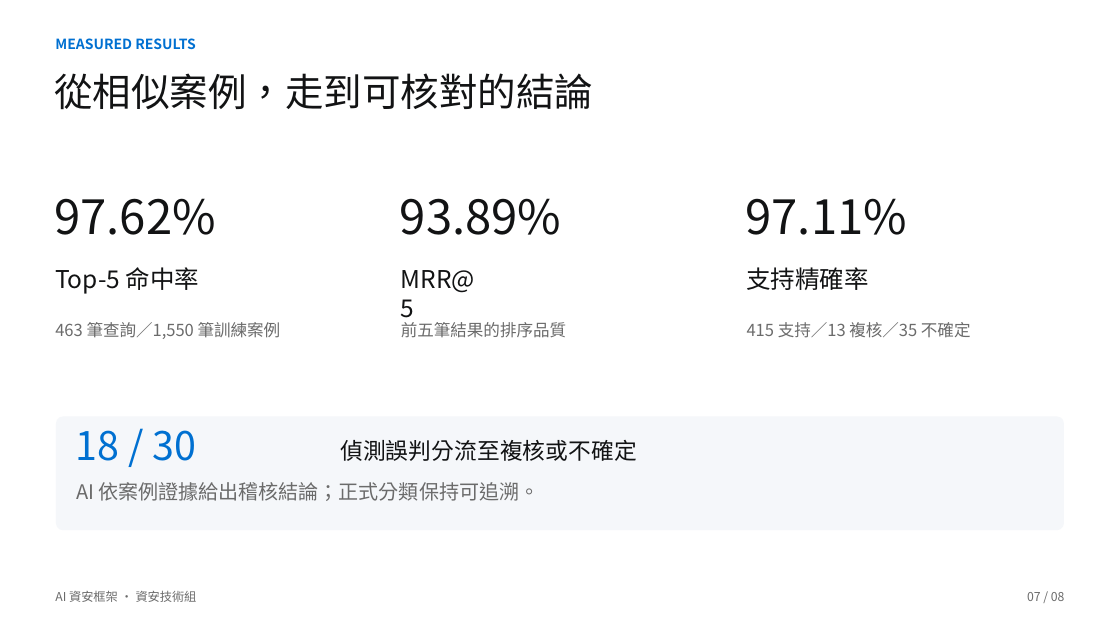
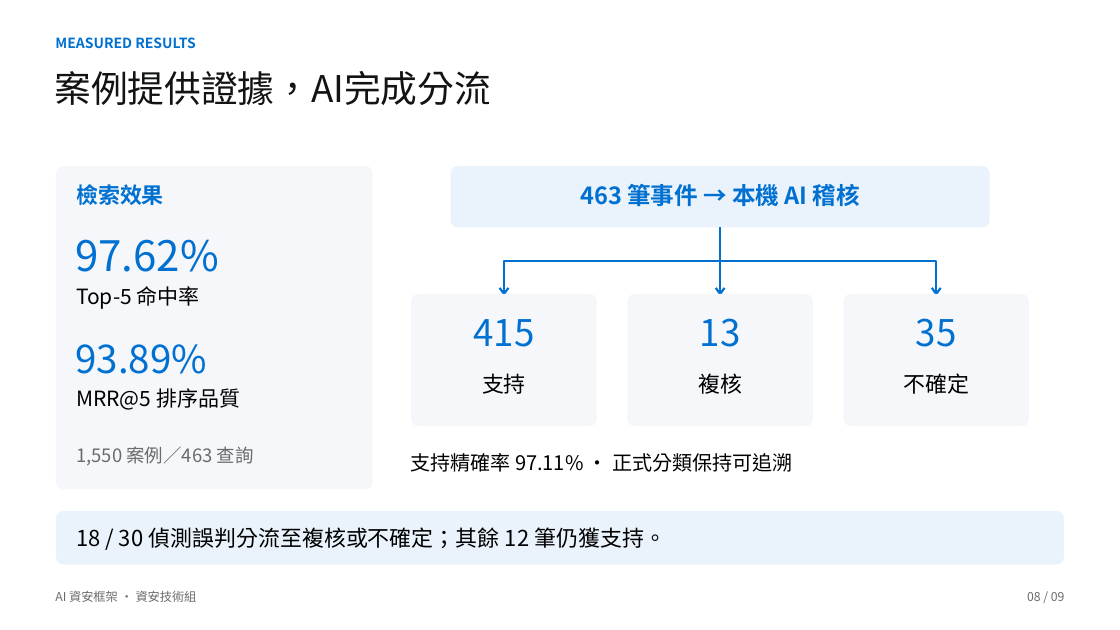
Before and after one commit to Lily09-project/innoserve-competition, a slide deck: slide 8 of deliverables/決賽簡報_AI資安框架.pptx (slide 7 before the commit). Drawn at 1120x630 pixels with LibreOffice and Linux fonts; fonts in the diff are those of the drawing. Boxes give left, top, right and bottom in pixels: in the first picture for what was removed or moved away, otherwise in the second. Text is boxed around its words. In the diff, an @@ line names an element or a change of style, - is before the commit and + after.

```diff
--- a/deliverables/決賽簡報_AI資安框架.pptx
+++ b/deliverables/決賽簡報_AI資安框架.pptx
@@ text removed at <box>54,73,593,110</box> @@
-從相似案例，走到可核對的結論
@@ text added at <box>55,71,492,105</box>, 31.5 pt, text #121314 @@
+案例提供證據，AI完成分流
@@ text removed at <box>745,198,907,235</box> @@
-97.11%
@@ text "97.62%": place and size @@
-text "97.62%" at <box>54,198,216,235</box>
+text "97.62%" at <box>75,239,219,272</box>
@@ text "97.62%" at <box>75,239,219,272</box>: size 40.5 to 36 pt, text colour #121314 to #0070D1 @@
@@ text removed at <box>746,267,868,290</box> @@
-支持精確率
@@ text "Top-5 命中率": place and size @@
-text "Top-5 命中率" at <box>55,267,199,294</box>
+text "Top-5 命中率" at <box>76,286,200,309</box>
@@ text "Top-5 命中率" at <box>76,286,200,309</box>: size 21 to 18 pt, text colour #121314 to #000000 @@
@@ text removed at <box>401,270,475,323</box> @@
-MRR@5
@@ text removed at <box>55,322,281,339</box> @@
-463 筆查詢／1,550 筆訓練案例
@@ text removed at <box>401,322,566,338</box> @@
-前五筆結果的排序品質
@@ text removed at <box>747,322,971,338</box> @@
-415 支持／13 複核／35 不確定
@@ text "93.89%": place and size @@
-text "93.89%" at <box>400,198,562,235</box>
+text "93.89%" at <box>75,344,207,374</box>
@@ text "93.89%" at <box>75,344,207,374</box>: size 40.5 to 33 pt, text colour #121314 to #0070D1 @@
@@ text removed at <box>75,430,196,461</box> @@
-18 / 30
@@ group added at <box>56,166,1029,489</box>: 11 texts, 6 freeform shapes, 5 rounded rectangles @@
+檢索效果
+MRR@5 排序品質
+1,550 案例／463 查詢
+463 筆事件 → 本機 AI 稽核
+415
+支持
+13
+複核
+35
+不確定
+支持精確率 97.11% · 正式分類保持可追溯
@@ text removed at <box>76,482,539,501</box> @@
-AI 依案例證據給出稽核結論；正式分類保持可追溯。
@@ rounded rectangle: place and size @@
-rounded rectangle at <box>56,417,1065,530</box>
+rounded rectangle at <box>56,511,1065,565</box>
@@ rounded rectangle at <box>56,511,1065,565</box>: fill #F5F7FA to #EAF3FC; proportions changed @@
@@ text at <box>76,527,666,548</box>: text changed; size 19.5 to 18.8 pt; text colour #121314 to #000000 @@
-偵測誤判分流至複核或不確定
+18 / 30 偵測誤判分流至複核或不確定；其餘 12 筆仍獲支持。
@@ text at <box>1027,592,1065,601</box>: text changed @@
-07 / 08
+08 / 09
```
Also in this commit, not shown: 6 other slides changed, 2 slides added, 1 slide removed, 27 other files.
